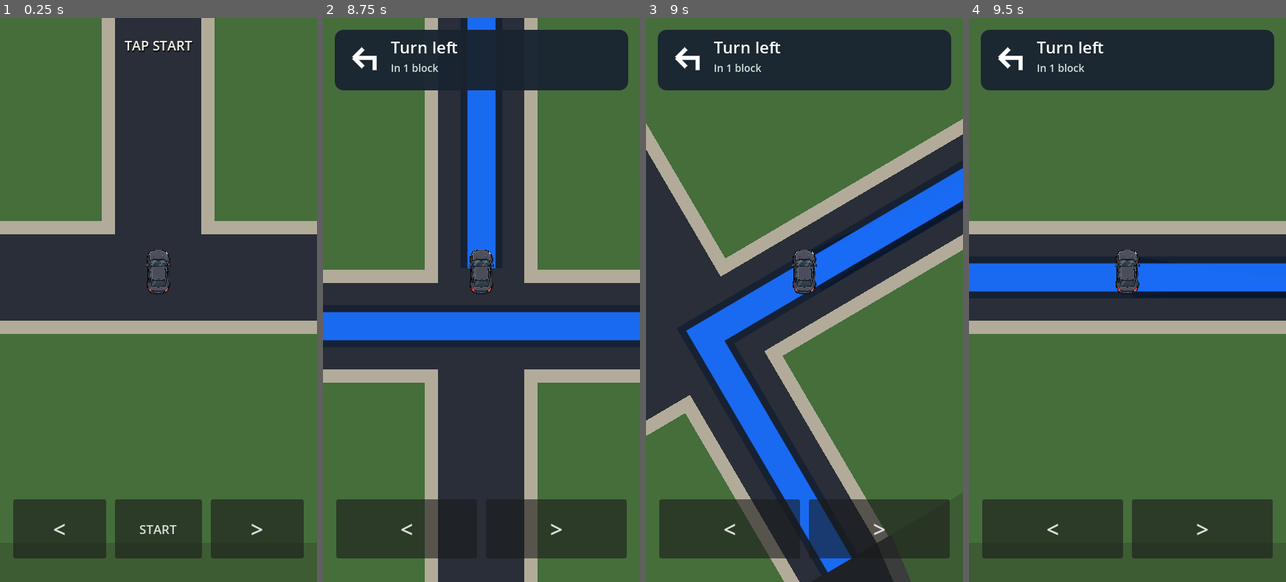
Above: before the commit, frames 1-4 (left to right).
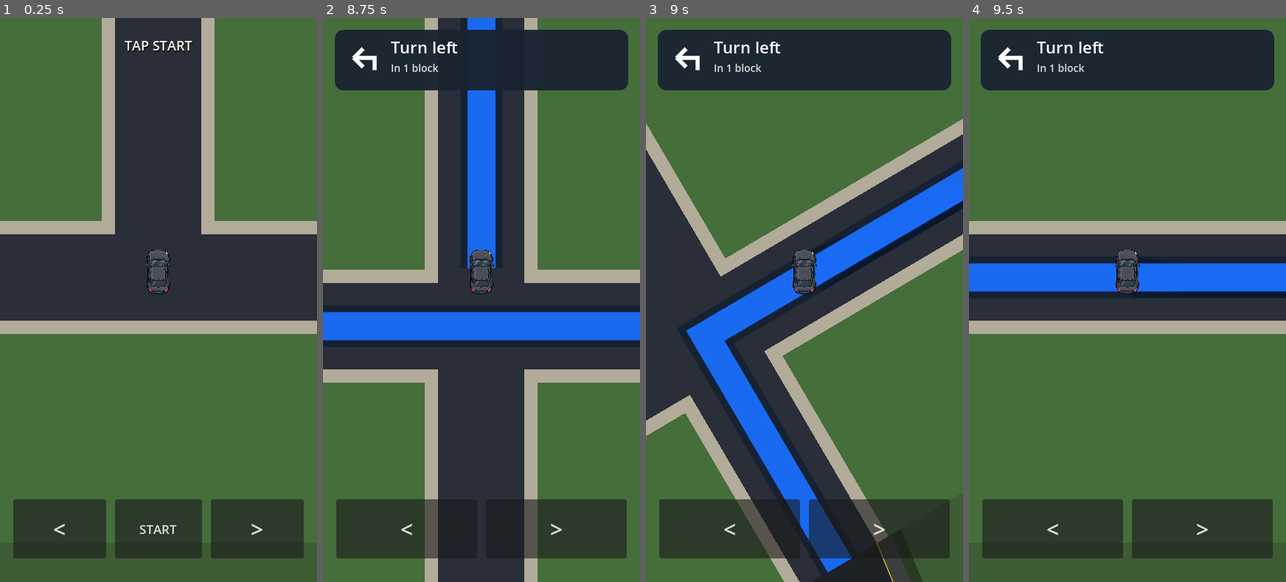
Above: after the commit, the same moments.

Repository: patrickcallahancomedy/comedian
Game: Godot game, scene res://scenes/drive/drive_module.tscn
Same seed, same stepped clock (60 frames per second), same inputs: the game is played once before the commit and once after it.
Inputs (mouse positions are in pixels of both pictures, inside the frame that each line leads up to):
- Up to frame 1 (0.25 s): no input
- Up to frame 2 (8.75 s): click "START" at 0.5 s; tap Enter (ui_accept) at 1.25, 1.52, 4.52, 7.52 s; move the mouse to (551, 271) at 1.27 s; hold Right 1.28-2 s; tap Space every 1.5 s from 1.35 to 7.35 s; click (551, 271) at 1.42 s; drag from (418, 328) to (465, 412) at 2.02 s; move the mouse to (513, 175) at 2.77 s; hold Right 2.78-3.5 s; drag from (465, 412) to (386, 215) at 3.52 s; move the mouse to (576, 384) at 4.27 s; hold Left 4.28-5 s; drag from (386, 215) to (433, 159) at 5.02 s; move the mouse to (497, 300) at 5.77 s; hold Left 5.78-6.5 s; click (497, 300) at 5.92 s; drag from (433, 159) to (418, 328) at 6.52 s; move the mouse to (551, 271) at 7.27 s; hold W 7.28-8 s; drag from (418, 328) to (465, 412) at 8.02 s
- Up to frame 3 (9 s): move the mouse to (836, 175) at 8.77 s; hold Left from 8.78 s (still down); tap Space at 8.85 s
- Up to frame 4 (9.5 s): keep holding Left

Frames 1-2 are identical in both runs. In frame 3, 0.2% of the frame differs, in the area x 72-88%, y 93-100%; in frame 4, nothing differs.

Commit message:
Unify on-ramp geometry and highway collisions

Diff:
--- a/godot/scripts/drive/drive_grid_controller.gd
+++ b/godot/scripts/drive/drive_grid_controller.gd
@@ -29,7 +29,8 @@
 const HIGHWAY_TRAFFIC_START_OFFSETS_X := [24.0, 40.0, 56.0, 72.0, 88.0, 104.0]
 const HIGHWAY_TRAFFIC_APPROACH_SPEEDS := [4.0, 4.4, 4.8, 4.0, 4.4, 4.8]
 const HIGHWAY_TRAFFIC_RESPAWN_X := 108.0
-const HIGHWAY_TRAFFIC_COLLISION_X := 10.0
+const HIGHWAY_TRAFFIC_COLLISION_LENGTH_SCALE := 0.95
+const HIGHWAY_TRAFFIC_COLLISION_LATERAL := 4.2
 const HIGHWAY_TRAFFIC_SCALE := 1.0
 const HIGHWAY_COLLISION_SLOW_SECONDS := 0.8
 const HIGHWAY_COLLISION_SPEED_MULTIPLIER := 0.45
@@ -399,7 +400,7 @@
 	):
 		road_kind = "connector_one"
 		_stabilize_for_connector()
-		move_to = MAP.highway_entry_point()
+		move_to = MAP.highway_merge_point()
 		scale_to = MAP.car_scale_for_cell(MAP.HIGHWAY_CELL)
 		motion_direction = (move_to - move_from).normalized()
 		status_label.text = "CONNECTOR"
@@ -418,6 +419,11 @@
 		highway_lane = MAP.HIGHWAY_ENTRY_LANE
 		queued_highway_lane = highway_lane
 		highway_lap = 0
+		move_to = MAP.highway_entry_point()
+		scale_to = MAP.car_scale_for_cell(MAP.HIGHWAY_CELL)
+		motion_direction = (move_to - move_from).normalized()
+		status_label.text = "HIGHWAY  •  EXIT LANE 4"
+		return
 
 	if highway_column >= MAP.HIGHWAY_COLUMNS - 1:
 		if highway_lane == MAP.HIGHWAY_EXIT_LANE:
@@ -699,12 +705,6 @@
 				HIGHWAY_TRAFFIC_RESPAWN_X + float(index) * 28.0
 			)
 
-		if (
-			HIGHWAY_TRAFFIC_LANES[index] == highway_lane
-			and absf(highway_traffic_offsets_x[index]) <= HIGHWAY_TRAFFIC_COLLISION_X
-		):
-			_register_highway_collision(index)
-
 		var lane_center_y := (
 			_highway_rect_for_lap(highway_lap).position.y
 			+ float(HIGHWAY_TRAFFIC_LANES[index]) * MAP.HIGHWAY_LANE_WIDTH
@@ -714,6 +714,17 @@
 			visual_world_position.x + highway_traffic_offsets_x[index],
 			lane_center_y
 		)
+
+		if (
+			absf(traffic_world.x - visual_world_position.x)
+				<= _highway_collision_longitudinal_distance()
+			and absf(traffic_world.y - visual_world_position.y)
+				<= HIGHWAY_TRAFFIC_COLLISION_LATERAL
+		):
+			_register_highway_collision(index)
+			traffic_world.x = (
+				visual_world_position.x + highway_traffic_offsets_x[index]
+			)
 		var screen_position := _world_to_screen(traffic_world)
 		var traffic_scale := (
 			CAR_REFERENCE_SCALE
@@ -726,6 +737,21 @@
 		traffic_car.rotation = 0.0
 
 
+func _highway_collision_longitudinal_distance() -> float:
+	var rendered_scale := (
+		CAR_REFERENCE_SCALE
+		* MAP.car_scale_for_cell(MAP.HIGHWAY_CELL)
+		* HIGHWAY_PLAYER_VISUAL_MULTIPLIER
+		* HIGHWAY_TRAFFIC_SCALE
+	)
+	var screen_car_length := player_car.size.y * rendered_scale
+	return (
+		screen_car_length
+		/ WORLD_ZOOM
+		* HIGHWAY_TRAFFIC_COLLISION_LENGTH_SCALE
+	)
+
+
 func _register_highway_collision(index: int) -> void:
 	bumps += 1
 	highway_collision_slow_remaining = HIGHWAY_COLLISION_SLOW_SECONDS
@@ -748,8 +774,8 @@
 	_draw_neighborhood()
 
 	_draw_highway_surroundings()
+	_draw_highway()
 	_draw_connector_one()
-	_draw_highway()
 	_draw_city_connector()
 
 	_draw_city()
@@ -1118,21 +1144,38 @@
 
 
 func _draw_connector_one() -> void:
-	# Keep the logical connector length unchanged, but visually delay the merge
-	# wedge so the approach is shorter and reads like an overpass/on-ramp.
-	_draw_connector_one_highway_underlay()
-
-	var approach_shoulder := _connector_one_approach_points(2.5)
-	var approach_asphalt := _connector_one_approach_points(0.0)
-	_draw_world_polygon(approach_shoulder, RAMP_SHOULDER_COLOR)
-	_draw_world_polygon(approach_asphalt, RAMP_ASPHALT_COLOR)
-
-	var shoulder := _connector_one_visual_points(2.5)
-	var asphalt := _connector_one_visual_points(0.0)
+	# One coherent on-ramp model:
+	# 1) the highway visibly continues beneath the ramp,
+	# 2) the ramp reaches a real merge point at the highway edge,
+	# 3) a short acceleration segment hands directly into lane 4.
+	_draw_onramp_highway_stub()
+
+	var ramp_shadow := _connector_one_points(4.2)
+	_draw_world_polygon(ramp_shadow, Color(0.02, 0.025, 0.03, 0.38))
+
+	var shoulder := _connector_one_points(2.5)
+	var asphalt := _connector_one_points(0.0)
 	_draw_world_polygon(shoulder, RAMP_SHOULDER_COLOR)
 	_draw_world_polygon(asphalt, RAMP_ASPHALT_COLOR)
 	_draw_ramp_edges(asphalt, true)
 	_draw_ramp_texture(asphalt, 0)
+
+	var merge_shoulder := _connector_one_merge_points(2.5)
+	var merge_asphalt := _connector_one_merge_points(0.0)
+	_draw_world_polygon(merge_shoulder, RAMP_SHOULDER_COLOR)
+	_draw_world_polygon(merge_asphalt, RAMP_ASPHALT_COLOR)
+	_draw_world_line(
+		merge_asphalt[0],
+		merge_asphalt[1],
+		RAMP_GUIDE_COLOR,
+		1.15
+	)
+	_draw_world_line(
+		merge_asphalt[3],
+		merge_asphalt[2],
+		RAMP_EDGE_COLOR,
+		1.15
+	)
 
 
 func _draw_city_connector() -> void:
@@ -1145,64 +1188,21 @@
 	_draw_ramp_texture(asphalt, 1)
 
 
-func _connector_one_visual_start_x() -> float:
-	return MAP.CONNECTOR_ONE_RECT.position.x + MAP.CONNECTOR_ONE_RECT.size.x * 0.38
-
-
-func _connector_one_approach_points(extra_width: float = 0.0) -> PackedVector2Array:
-	var rect := MAP.CONNECTOR_ONE_RECT
-	var start_center_y := MAP.neighborhood_cell_center(MAP.NEIGHBORHOOD_GATE).y
-	var visual_start_x := _connector_one_visual_start_x()
-	var t := inverse_lerp(rect.position.x, rect.end.x, visual_start_x)
-	var visual_start_center_y := lerpf(
-		start_center_y,
-		MAP.highway_entry_point().y,
-		t
-	)
-	var half_width := NEIGHBORHOOD_ROAD_WIDTH * 0.5 + extra_width
-
-	return PackedVector2Array([
-		Vector2(rect.position.x, start_center_y - half_width),
-		Vector2(visual_start_x, visual_start_center_y - half_width),
-		Vector2(visual_start_x, visual_start_center_y + half_width),
-		Vector2(rect.position.x, start_center_y + half_width),
-	])
-
-
-func _connector_one_visual_points(extra_width: float = 0.0) -> PackedVector2Array:
-	var rect := MAP.CONNECTOR_ONE_RECT
-	var start_center_y := MAP.neighborhood_cell_center(MAP.NEIGHBORHOOD_GATE).y
-	var end_center_y := MAP.highway_entry_point().y
-	var visual_start_x := _connector_one_visual_start_x()
-	var t := inverse_lerp(rect.position.x, rect.end.x, visual_start_x)
-	var visual_start_center_y := lerpf(start_center_y, end_center_y, t)
-	var start_half_width := NEIGHBORHOOD_ROAD_WIDTH * 0.5 + extra_width
-	var end_half_width := MAP.HIGHWAY_LANE_WIDTH * 0.5 + extra_width
-
-	return PackedVector2Array([
-		Vector2(visual_start_x, visual_start_center_y - start_half_width),
-		Vector2(rect.end.x, end_center_y - end_half_width),
-		Vector2(rect.end.x, end_center_y + end_half_width),
-		Vector2(visual_start_x, visual_start_center_y + start_half_width),
-	])
-
-
-func _draw_connector_one_highway_underlay() -> void:
-	var connector_rect := MAP.CONNECTOR_ONE_RECT
+func _draw_onramp_highway_stub() -> void:
 	var highway_rect := MAP.HIGHWAY_RECT
-	var underlay_start_x := _connector_one_visual_start_x() - 12.0
-	var underlay_rect := Rect2(
-		Vector2(underlay_start_x, highway_rect.position.y),
-		Vector2(connector_rect.end.x - underlay_start_x, highway_rect.size.y)
+	var stub_start_x := MAP.highway_merge_point().x - 50.0
+	var stub := Rect2(
+		Vector2(stub_start_x, highway_rect.position.y),
+		Vector2(highway_rect.position.x - stub_start_x, highway_rect.size.y)
 	)
 
 	for lane in range(MAP.HIGHWAY_LANES):
 		var lane_rect := Rect2(
 			Vector2(
-				underlay_rect.position.x,
-				underlay_rect.position.y + lane * MAP.HIGHWAY_LANE_WIDTH
+				stub.position.x,
+				stub.position.y + lane * MAP.HIGHWAY_LANE_WIDTH
 			),
-			Vector2(underlay_rect.size.x, MAP.HIGHWAY_LANE_WIDTH)
+			Vector2(stub.size.x, MAP.HIGHWAY_LANE_WIDTH)
 		)
 		var lane_color := HIGHWAY_ASPHALT_COLOR
 		if lane % 2 == 1:
@@ -1210,10 +1210,10 @@
 		_draw_world_rect(lane_rect, lane_color)
 
 	for lane in range(1, MAP.HIGHWAY_LANES):
-		var divider_y := underlay_rect.position.y + lane * MAP.HIGHWAY_LANE_WIDTH
-		var dash_x := underlay_rect.position.x + 4.0
-		while dash_x < underlay_rect.end.x:
-			var dash_end := minf(dash_x + 8.0, underlay_rect.end.x)
+		var divider_y := stub.position.y + lane * MAP.HIGHWAY_LANE_WIDTH
+		var dash_x := stub.position.x + 4.0
+		while dash_x < stub.end.x:
+			var dash_end := minf(dash_x + 8.0, stub.end.x)
 			_draw_world_line(
 				Vector2(dash_x, divider_y),
 				Vector2(dash_end, divider_y),
@@ -1223,14 +1223,14 @@
 			dash_x += 16.0
 
 	_draw_world_line(
-		Vector2(underlay_rect.position.x, underlay_rect.position.y + 1.2),
-		Vector2(underlay_rect.end.x, underlay_rect.position.y + 1.2),
+		Vector2(stub.position.x, stub.position.y + 1.2),
+		Vector2(stub.end.x, stub.position.y + 1.2),
 		HIGHWAY_EDGE_COLOR,
 		1.0
 	)
 	_draw_world_line(
-		Vector2(underlay_rect.position.x, underlay_rect.end.y - 1.2),
-		Vector2(underlay_rect.end.x, underlay_rect.end.y - 1.2),
+		Vector2(stub.position.x, stub.end.y - 1.2),
+		Vector2(stub.end.x, stub.end.y - 1.2),
 		HIGHWAY_EDGE_COLOR,
 		1.0
 	)
@@ -1239,7 +1239,7 @@
 func _connector_one_points(extra_width: float = 0.0) -> PackedVector2Array:
 	var rect := MAP.CONNECTOR_ONE_RECT
 	var start_center_y := MAP.neighborhood_cell_center(MAP.NEIGHBORHOOD_GATE).y
-	var end_center_y := MAP.highway_entry_point().y
+	var end_center_y := MAP.highway_merge_point().y
 	var start_half_width := NEIGHBORHOOD_ROAD_WIDTH * 0.5 + extra_width
 	var end_half_width := MAP.HIGHWAY_LANE_WIDTH * 0.5 + extra_width
 
@@ -1248,6 +1248,21 @@
 		Vector2(rect.end.x, end_center_y - end_half_width),
 		Vector2(rect.end.x, end_center_y + end_half_width),
 		Vector2(rect.position.x, start_center_y + start_half_width),
+	])
+
+
+func _connector_one_merge_points(
+	extra_width: float = 0.0
+) -> PackedVector2Array:
+	var start := MAP.highway_merge_point()
+	var end := MAP.highway_entry_point()
+	var half_width := MAP.HIGHWAY_LANE_WIDTH * 0.5 + extra_width
+
+	return PackedVector2Array([
+		Vector2(start.x, start.y - half_width),
+		Vector2(end.x, end.y - half_width),
+		Vector2(end.x, end.y + half_width),
+		Vector2(start.x, start.y + half_width),
 	])
 
 
